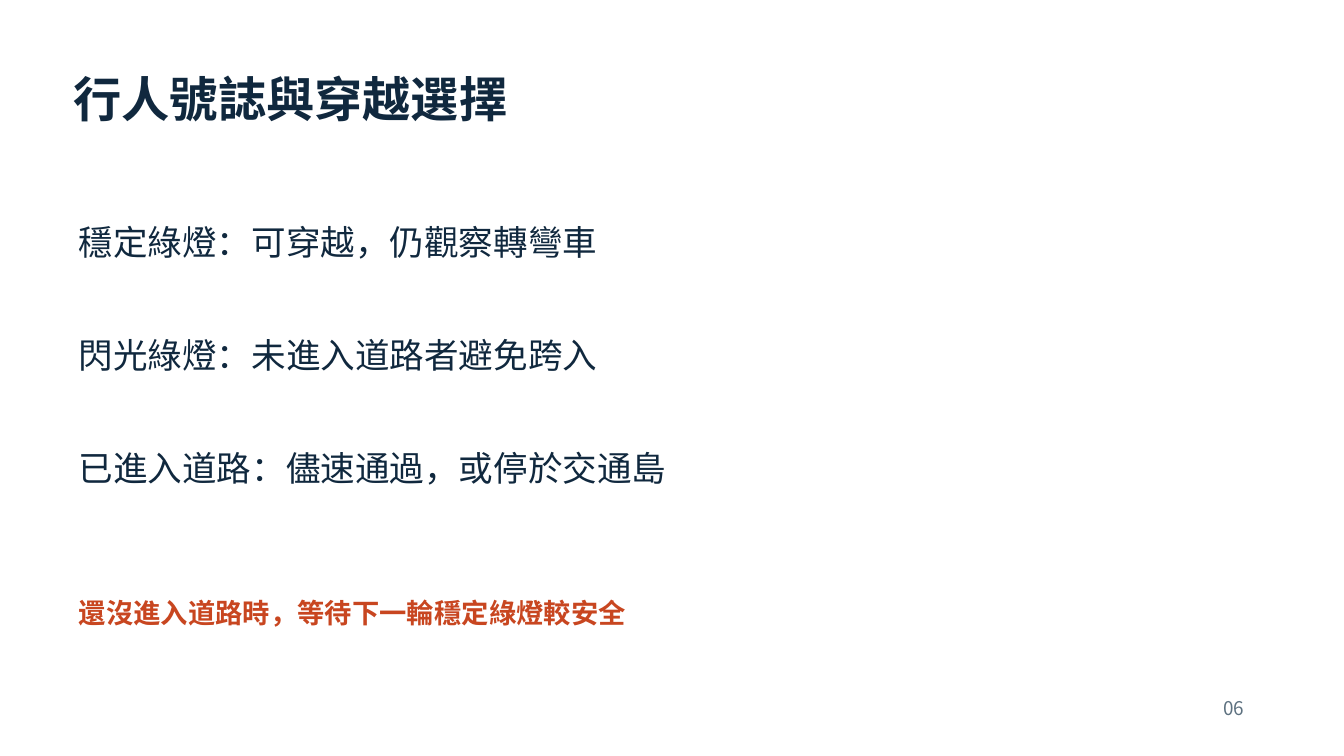
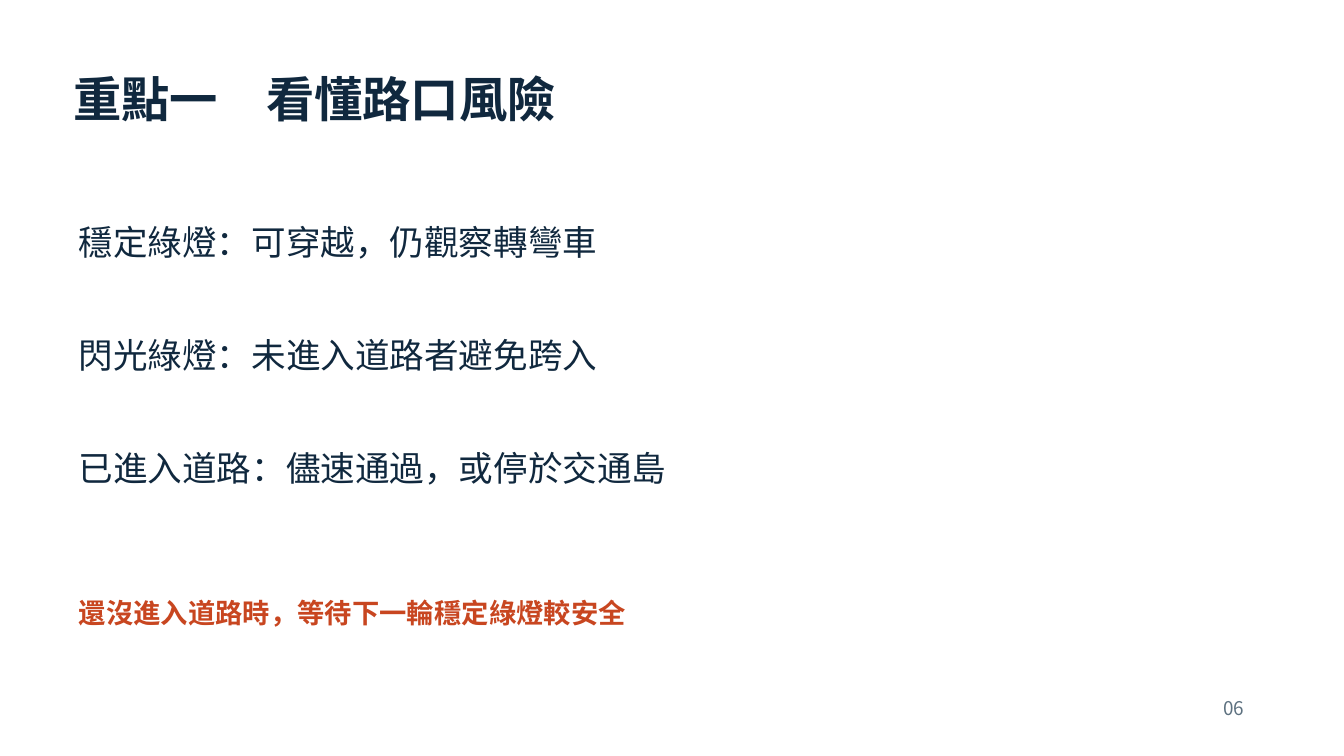
Before and after one commit to YOYO-MAN/yangmei-road-safety, a slide deck: slide 6 of materials/teacher-slides.pptx. Drawn at 1344x756 pixels with LibreOffice and Linux fonts; fonts in the diff are those of the drawing. Boxes give left, top, right and bottom in pixels: in the first picture for what was removed or moved away, otherwise in the second. Text is boxed around its words. In the diff, an @@ line names an element or a change of style, - is before the commit and + after.

```diff
--- a/materials/teacher-slides.pptx
+++ b/materials/teacher-slides.pptx
@@ text at (73, 75, 555, 122): text changed @@
-行人號誌與穿越選擇
+重點一 看懂路口風險
```
Also in this commit, not shown: 4 other slides changed, 29 other files.
